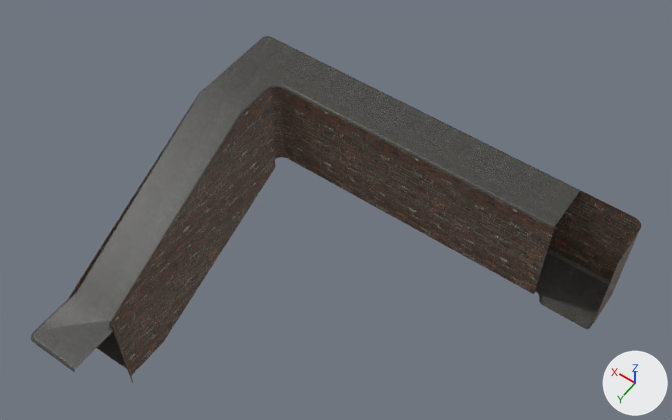
Renders of the FBX model Content/GFX/Rooms/default.fbx from each side of a commit.
Both versions are drawn from a 50 mm lens placed at (-1.29, 10.64, 12.31), pointed at (4.71, 2.24, -0.89). The axes (+X, +Y, +Z) are drawn at lower right. The lights are the same throughout. Where no turn or scale is listed for an object, it has been applied to the vertices.

In view in the first picture: 'ceiling', 'floorstairs', 'walls'.
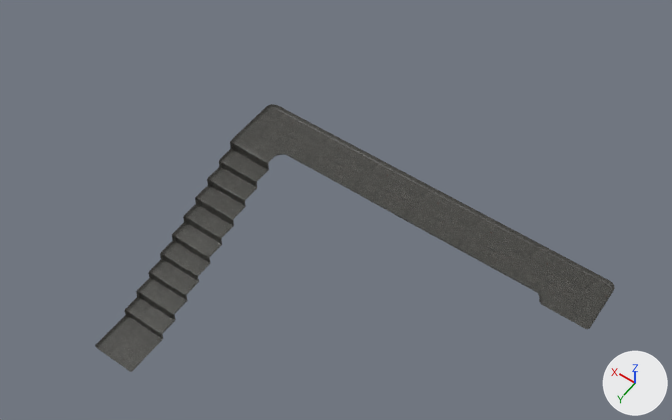
The change in detail:
Object 'ceiling' (ob_ceiling) is deleted.
Object 'walls' (ob_walls) is deleted.

Boxes [x1, y1, x2, y2] around the edits, measured in the pictures (672 x 420 px):
'walls', deleted (brown)
    before: [68, 38, 641, 383]
'ceiling', deleted
    before: [31, 36, 581, 372]
'floorstairs', unchanged, uncovered by the edit
    before: [97, 154, 611, 369]
    after: [95, 104, 615, 372]
